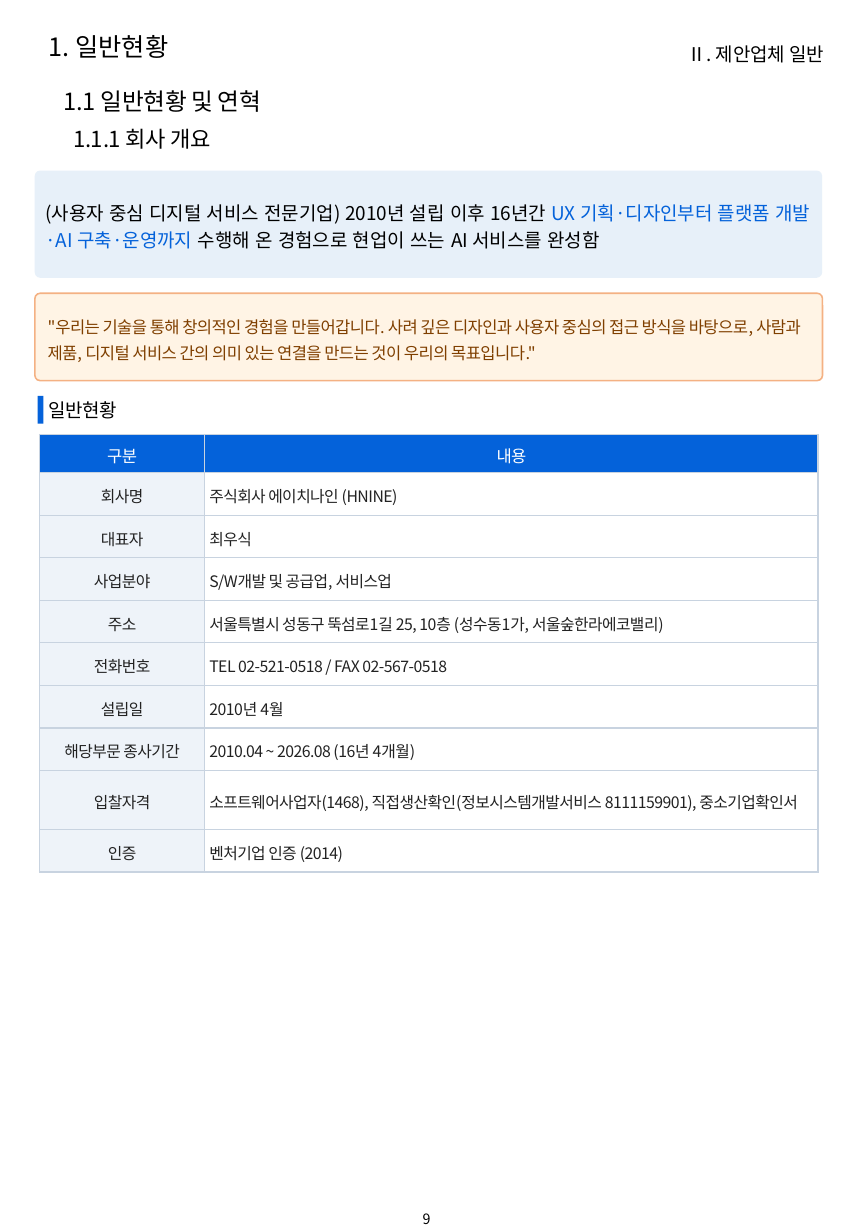
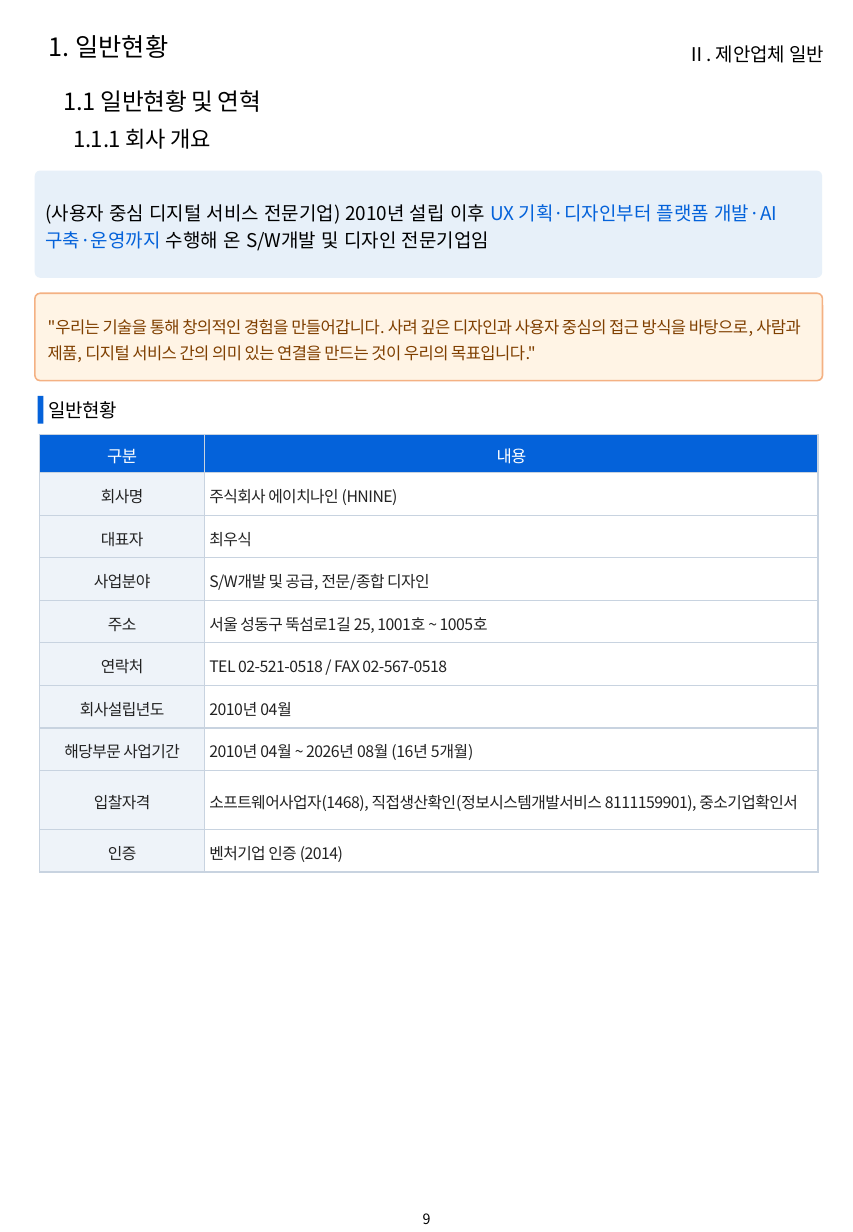
Before and after one commit to hwangsteeve-tech/hbjw, a slide deck: slide 9 of proposals/2026-08_kribb-ai-platform/kribb_proposal.pptx. Drawn at 853x1232 pixels with LibreOffice and Linux fonts; fonts in the diff are those of the drawing; background and template pictures are left out. Boxes give left, top, right and bottom in pixels: in the first picture for what was removed or moved away, otherwise in the second. Text is boxed around its words. In the diff, an @@ line names an element or a change of style, - is before the commit and + after.

```diff
--- a/proposals/2026-08_kribb-ai-platform/kribb_proposal.pptx
+++ b/proposals/2026-08_kribb-ai-platform/kribb_proposal.pptx
@@ text in rounded rectangle at bbox=[45, 204, 777, 251]: text changed @@
-(사용자 중심 디지털 서비스 전문기업) 2010년 설립 이후 16년간 UX 기획·디자인부터 플랫폼 개발·AI 구축·운영까지 수행해 온 경험으로 현업이 쓰는 AI 서비스를 완성함
+(사용자 중심 디지털 서비스 전문기업) 2010년 설립 이후 UX 기획·디자인부터 플랫폼 개발·AI 구축·운영까지 수행해 온 S/W개발 및 디자인 전문기업임
@@ table at bbox=[40, 434, 818, 872] @@
-row 4, column 2: S/W개발 및 공급업, 서비스업
+row 4, column 2: S/W개발 및 공급, 전문/종합 디자인
-row 5, column 2: 서울특별시 성동구 뚝섬로1길 25, 10층 (성수동1가, 서울숲한라에코밸리)
+row 5, column 2: 서울 성동구 뚝섬로1길 25, 1001호 ~ 1005호
-row 6, column 1: 전화번호
+row 6, column 1: 연락처
-row 7, column 1: 설립일
+row 7, column 1: 회사설립년도
-row 7, column 2: 2010년 4월
+row 7, column 2: 2010년 04월
-row 8, column 1: 해당부문 종사기간
+row 8, column 1: 해당부문 사업기간
-row 8, column 2: 2010.04 ~ 2026.08 (16년 4개월)
+row 8, column 2: 2010년 04월 ~ 2026년 08월 (16년 5개월)
```
Also in this commit, not shown: 2 other slides changed, 25 other files.
